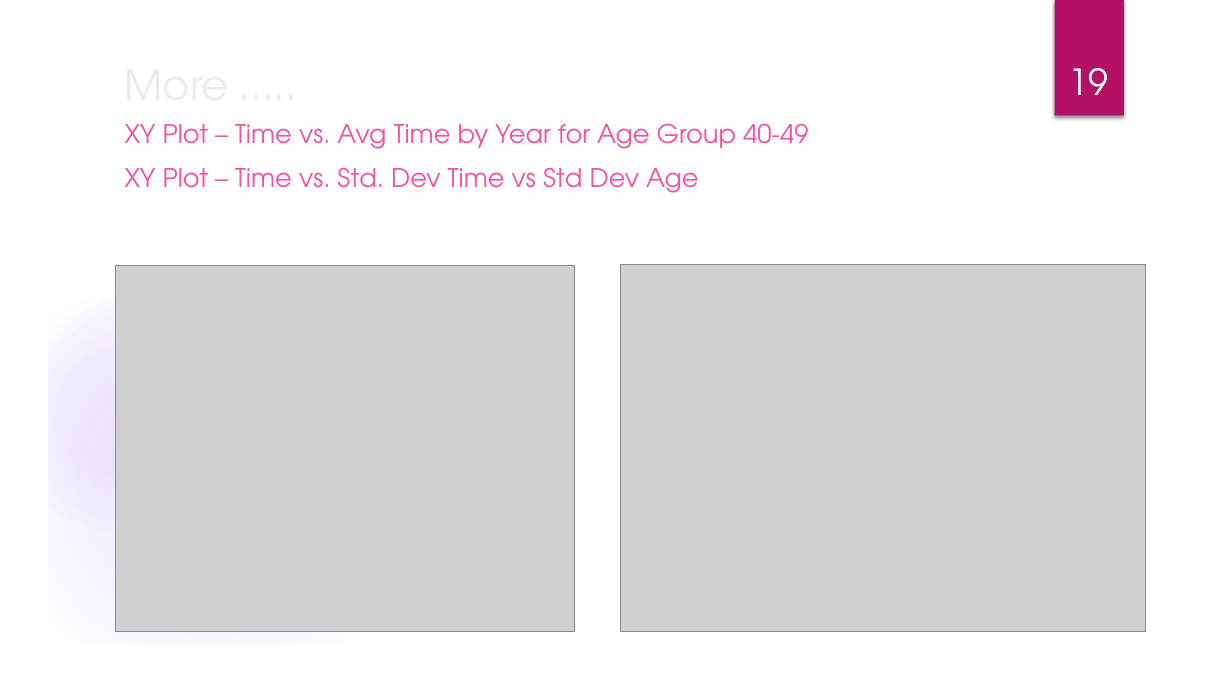
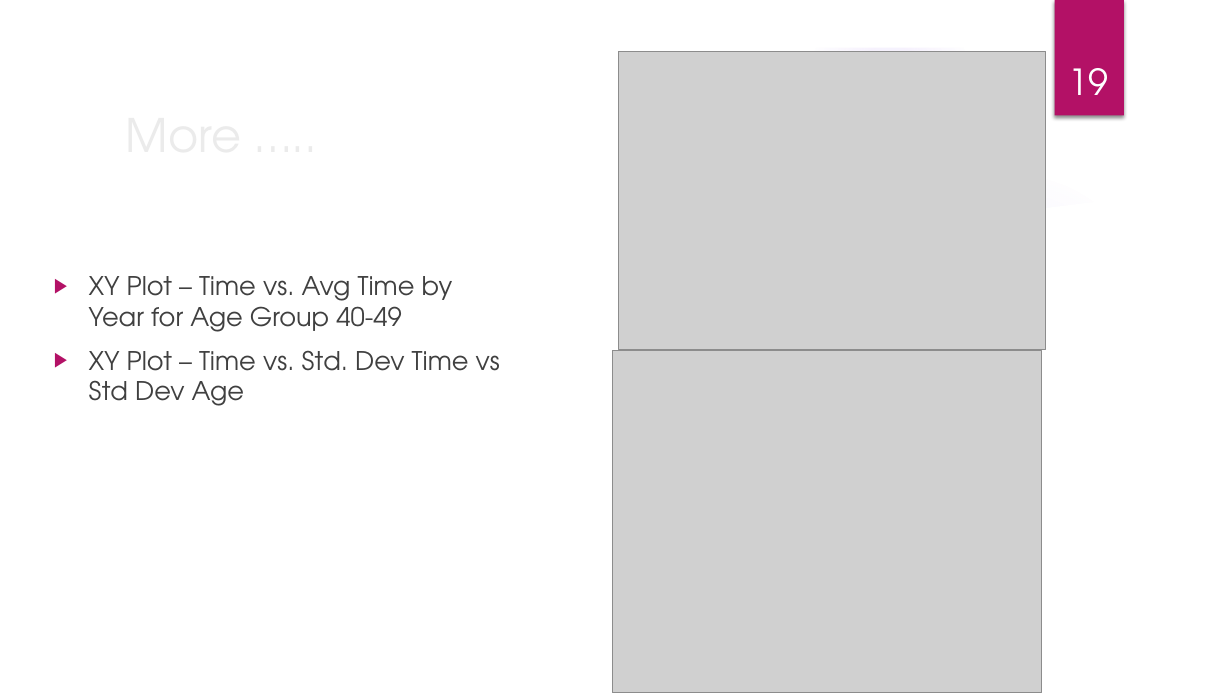
Before and after one commit to elkinst65/QTW_08, a slide deck: slide 19 of infographic.pptx. Drawn at 1232x693 pixels with LibreOffice and Linux fonts; fonts in the diff are those of the drawing; grey boxes stand for pictures; background and template pictures are left out. Boxes give left, top, right and bottom in pixels: in the first picture for what was removed or moved away, otherwise in the second. Text is boxed around its words. In the diff, an @@ line names an element or a change of style, - is before the commit and + after.

```diff
--- a/infographic.pptx
+++ b/infographic.pptx
@@ freeform shape removed at bbox=[556, 39, 627, 375] @@
@@ picture: place and size @@
-picture at bbox=[620, 264, 1145, 631]
+picture at bbox=[618, 51, 1045, 349]
@@ rectangle removed at bbox=[624, 41, 1189, 653] @@
@@ title "More …..": place and size @@
-title "More ….." at bbox=[116, 57, 715, 114]
+title "More ….." at bbox=[116, 98, 1002, 169]
@@ title "More ….." at bbox=[116, 98, 1002, 169]: size 32.4 to 36 pt; vertical alignment bottom to middle @@
@@ freeform shape added at bbox=[857, 154, 1194, 255], fill #FFFFFF at 20% opacity @@
@@ ellipse added at bbox=[870, 169, 1154, 454], fill gradient #9B6BF2 @@
@@ freeform shape at bbox=[46, 189, 1186, 647]: rotation 270 to 0 degrees; outline redrawn @@
@@ text "XY Plot – Time vs. ...": place and size @@
-text "XY Plot – Time vs. ..." at bbox=[125, 123, 809, 193]
+text "XY Plot – Time vs. ..." at bbox=[89, 276, 500, 406]
@@ text "XY Plot – Time vs. ..." at bbox=[89, 276, 500, 406]: text colour #EF53A5 to #404040; bullet none to ▶ @@
@@ picture: place and size @@
-picture at bbox=[116, 266, 575, 632]
+picture at bbox=[612, 351, 1042, 693]
```
Also in this commit, not shown: 8 other slides changed.
